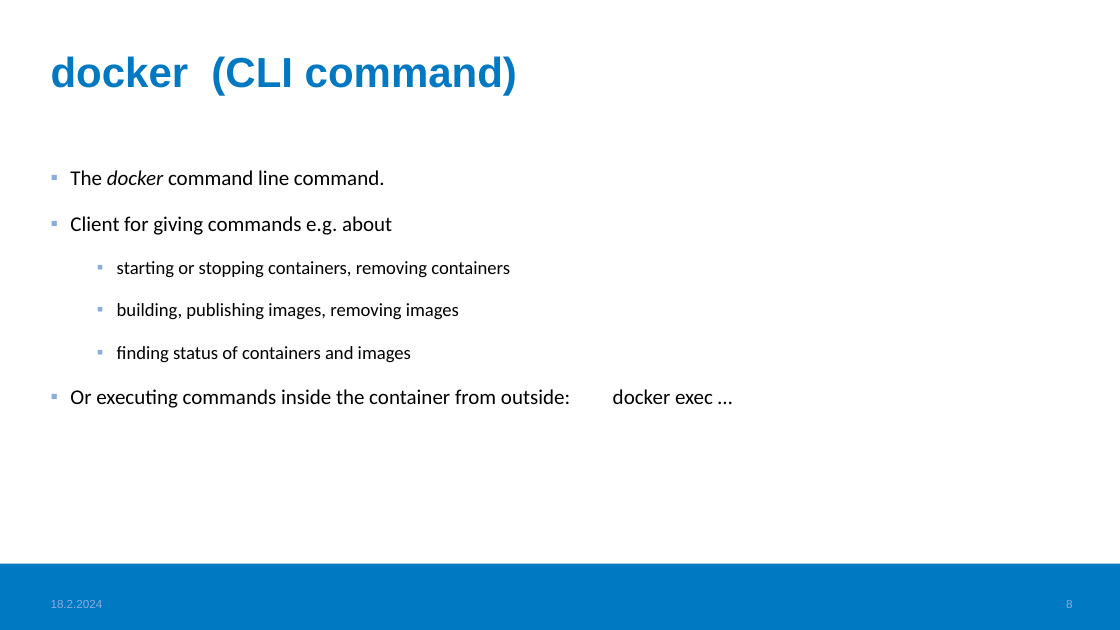
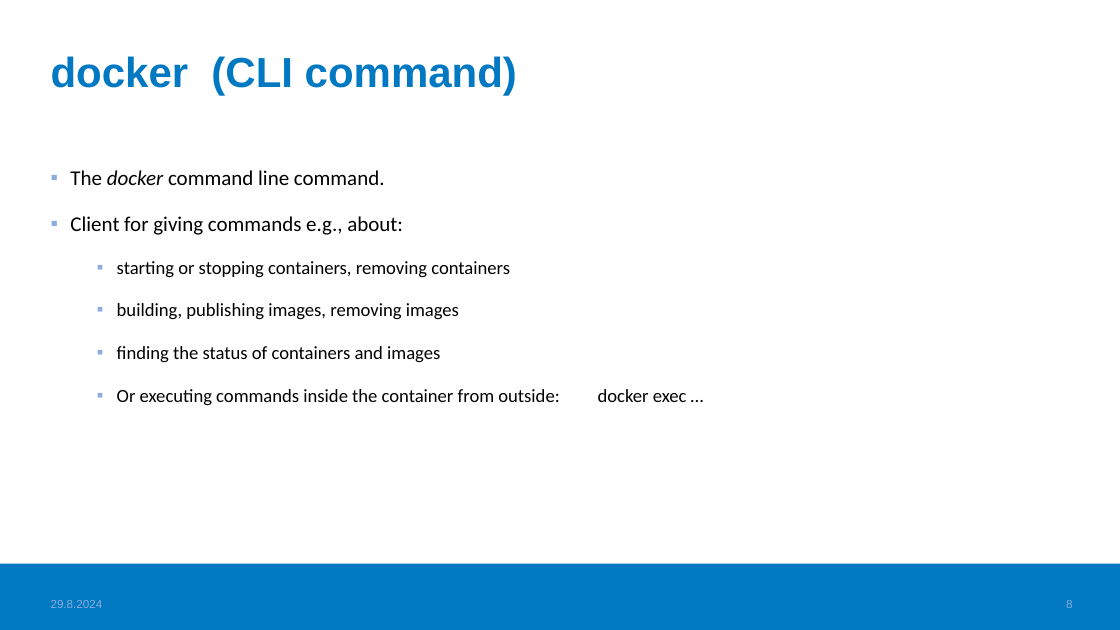
Before and after one commit to haagahelia/ohke-teknologiat, a slide deck: slide 8 of 01_docker/DockerConceptsAndVocabulary.pptx. Drawn at 1120x630 pixels with LibreOffice and Linux fonts; fonts in the diff are those of the drawing; background and template pictures are left out. Boxes give left, top, right and bottom in pixels: in the first picture for what was removed or moved away, otherwise in the second. Text is boxed around its words. In the diff, an @@ line names an element or a change of style, - is before the commit and + after.

Commit message:
Update and improve all Docker materials

```diff
--- a/01_docker/DockerConceptsAndVocabulary.pptx
+++ b/01_docker/DockerConceptsAndVocabulary.pptx
@@ text at <box>70,216,403,235</box>: text changed @@
-▪ Client for giving commands e.g. about
+▪ Client for giving commands e.g., about:
@@ text at <box>117,346,440,363</box>: text changed @@
-  ▪ finding status of containers and images
+  ▪ finding the status of containers and images
@@ text at <box>117,389,687,406</box>: size 18 to 16 pt in "Or executing commands inside the container from ..."; list level 1 to 2 in "Or executing commands inside the ..." @@
@@ text at <box>51,600,103,608</box>: text changed @@
-18.2.2024
+29.8.2024
```
Also in this commit, not shown: 18 other slides changed, 3 other files.
